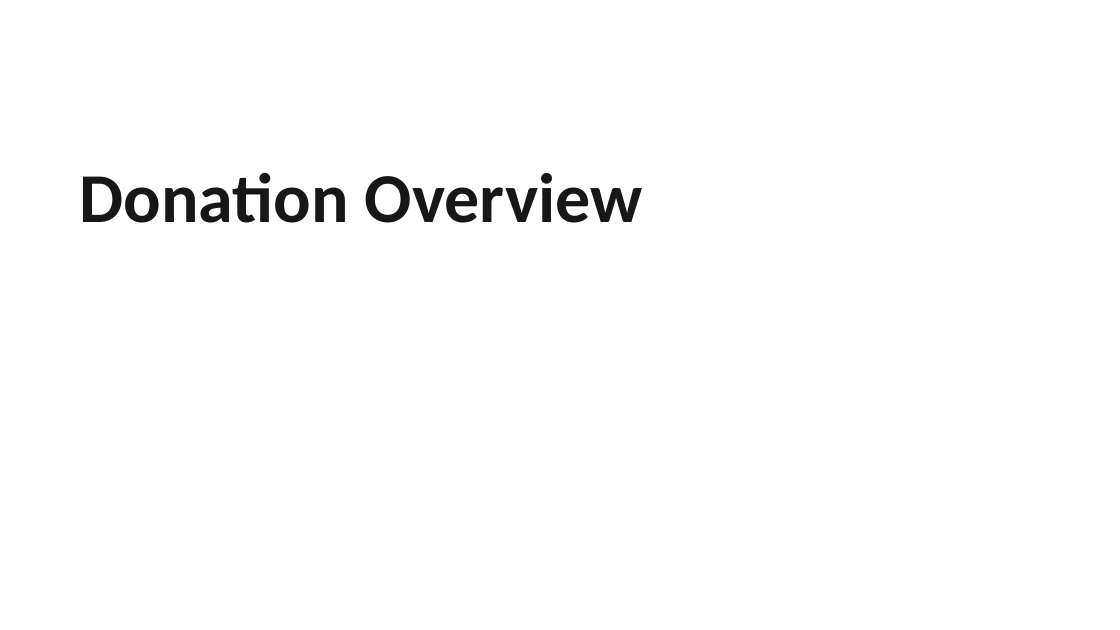
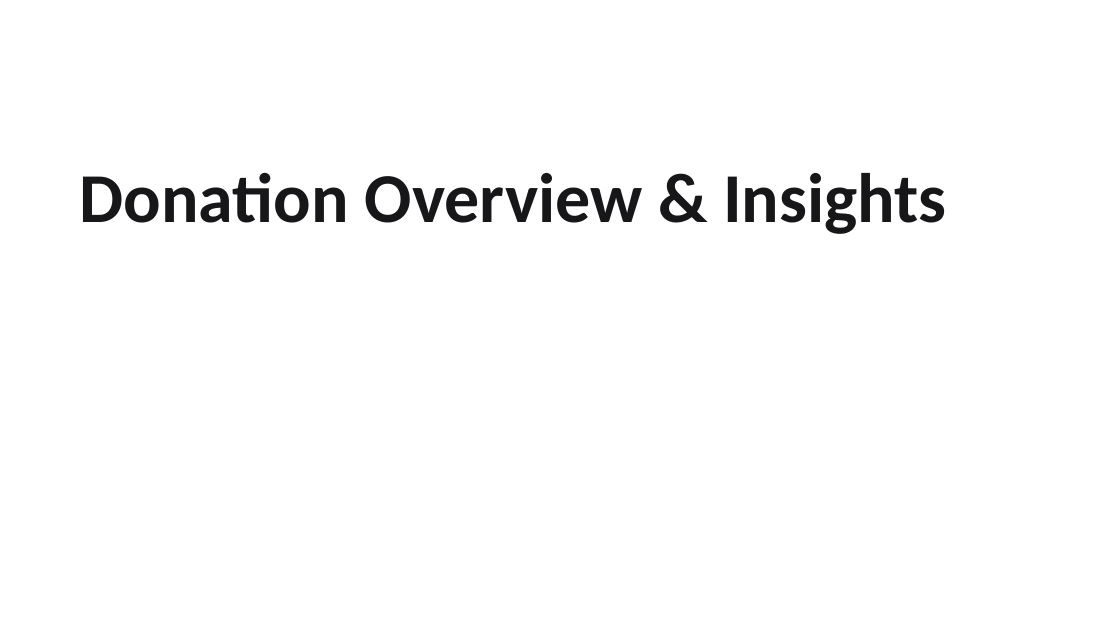
Before and after one commit to edimaudo/hackathon_coding_challenges, a slide deck: slide 3 of Apra/2025/apra_2025/Apra 2025 Data Science Challenge Deck.pptx. Drawn at 1120x630 pixels with LibreOffice and Linux fonts; fonts in the diff are those of the drawing; background and template pictures are left out. Boxes give left, top, right and bottom in pixels: in the first picture for what was removed or moved away, otherwise in the second. Text is boxed around its words. In the diff, an @@ line names an element or a change of style, - is before the commit and + after.

```diff
--- a/Apra/2025/apra_2025/Apra 2025 Data Science Challenge Deck.pptx
+++ b/Apra/2025/apra_2025/Apra 2025 Data Science Challenge Deck.pptx
@@ title at bbox=[80, 172, 946, 234]: text changed @@
-Donation Overview
+Donation Overview & Insights
```
Also in this commit, not shown: 5 other slides changed, 3 slides added, 3 slides removed.
